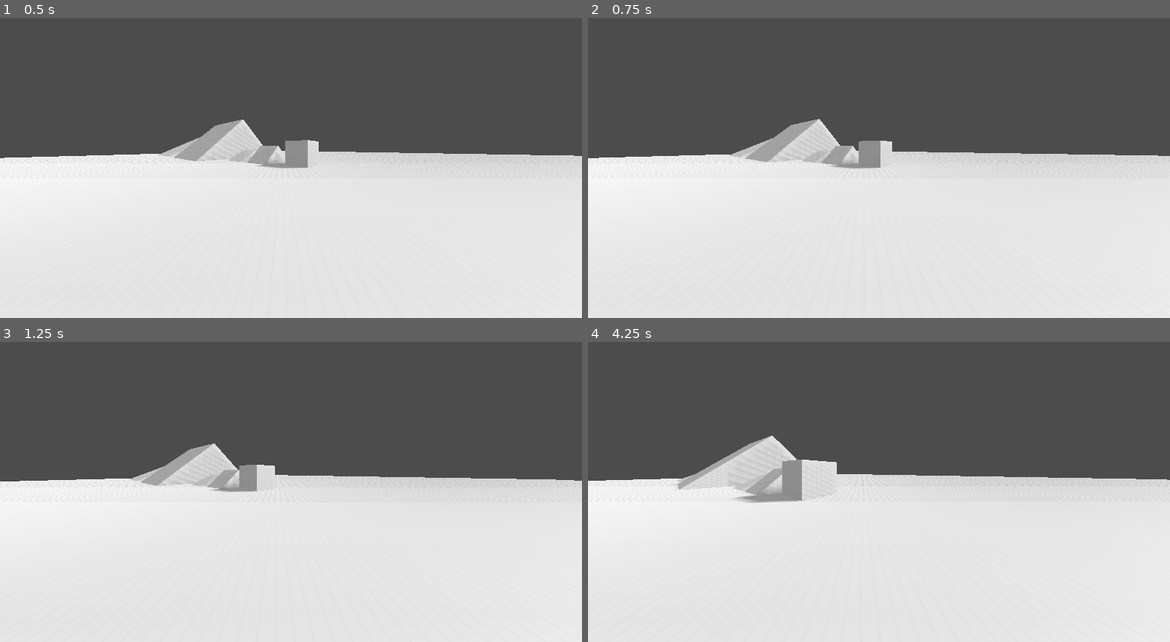
Above: before the commit, frames 1-4 (two rows, left to right).
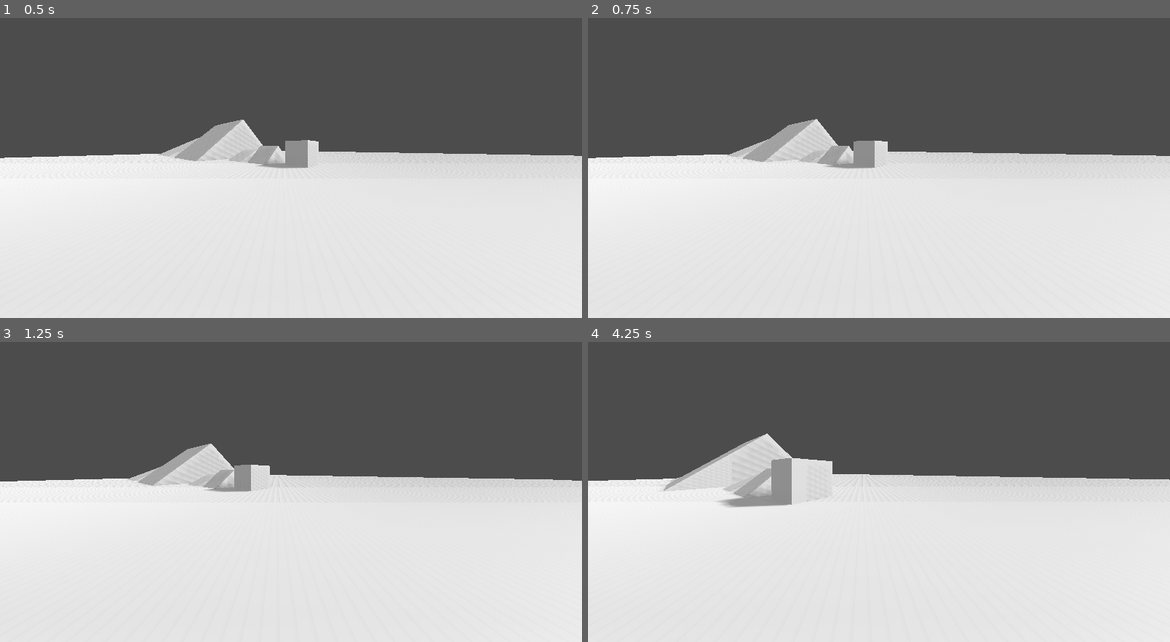
Above: after the commit, the same moments.

Repository: LoslierDimitri/Vampire
Game: Godot game, scene res://Main/Main.tscn
The game is run twice, just before and just after one commit, with the same random seed, the same clock (stepped at 60 frames per second) and the same inputs.
Inputs (mouse positions are in pixels of both pictures, inside the frame that each line leads up to):
- Up to frame 1 (0.5 s): no input
- Up to frame 2 (0.75 s): tap Enter at 0.5 s; move the mouse to (908, 147) at 0.52 s; hold D (d) from 0.53 s (still down)
- Up to frame 3 (1.25 s): keep holding D (d); tap S (s) at 0.8 s
- Up to frame 4 (4.25 s): move the mouse to (849, 474) at 1.27 s; release D (d) at 1.28 s; tap S (s) at 1.35 s; tap Shift (shift) at 1.55 s; move the mouse to (890, 465) at 2.02 s; hold Shift (shift) 2.03-2.78 s; tap Space (space) at 2.3, 2.85 s; move the mouse to (873, 477) at 2.77 s; tap W (z) at 3.05 s; move the mouse to (919, 477) at 3.52 s; hold W (z) from 3.53 s (still down); tap D (d) at 3.8 s

Frame 1 is identical in both runs. In frame 2, 0.5% of the frame differs, in the area x 1-98%, y 33-51%; in frame 3, 0.5%; in frame 4, 1.6%, in the area x 0-100%, y 30-56%.

Commit message:
Clean player movement code
Clean code, add comment and part in code. Player can walk, run, jump.

Todo:
Crouch, climb.

Diff:
--- a/Vampire_godot/Script/Player.gd
+++ b/Vampire_godot/Script/Player.gd
@@ -1,46 +1,53 @@
 extends KinematicBody
 
-var speed = 10
-var h_acceleration = speed
-var air_acceleration = 1
-var normal_acceleration = speed
-var gravity = 50
-var jump = 30
+###########################################################################
+#node
+onready var head = get_node("Camera_pivot")
 
-var mouse_sensitivity = 0.05
+###########################################################################
+#parameter
+export var mouse_sensitivity = 0.05
 
+###########################################################################
+#movement
 var direction = Vector3()
-var h_velocity = Vector3()
 var movement = Vector3()
+
+var speed_actual = 0
+export var speed_walk = 10
+export var speed_run = 30
+export var gravity = 50
 var gravity_vec = Vector3()
+var snap = Vector3()
+export var jump = 30
 
-onready var head = $Camera_pivot
-
+###########################################################################
+#ready
 func _ready():
 	Input.set_mouse_mode(Input.MOUSE_MODE_CAPTURED)
-	pass
 
+###########################################################################
+#input
 func _input(event):
+	###########################################################################
+	#input mouse
 	if event is InputEventMouseMotion:
 		rotate_y(deg2rad(-event.relative.x * mouse_sensitivity))
 		head.rotate_x(deg2rad(-event.relative.y * mouse_sensitivity))
 		head.rotation.x = clamp(head.rotation.x, deg2rad(-89), deg2rad(89))
 
-func _physics_process(delta):
-	direction = Vector3()
-
-	if not is_on_floor():
-		gravity_vec += Vector3.DOWN * gravity * delta
-		h_acceleration = air_acceleration
-	else:
-		gravity_vec = -get_floor_normal()
-		h_acceleration = normal_acceleration
-
-	var snap = true
+###########################################################################
+#input movement
+func input_movement():
+	###########################################################################
+	#jump
+	snap = Vector3.DOWN
 	if Input.is_action_just_pressed("space") and (is_on_floor()):
-		snap = false
+		snap = Vector3.ZERO
 		gravity_vec = Vector3.UP * jump
 
+	###########################################################################
+	#movement
 	if Input.is_action_pressed("z"):
 		direction -= transform.basis.z
 	elif Input.is_action_pressed("s"):
@@ -50,14 +57,38 @@
 	elif Input.is_action_pressed("d"):
 		direction += transform.basis.x
 
+	###########################################################################
+	#run
+	speed_actual = speed_walk
+	if (Input.is_action_pressed("shift")):
+		speed_actual = speed_run
+
+###########################################################################
+#gravity
+func gravity(delta):
+	if (is_on_floor() == false):
+		gravity_vec += Vector3.DOWN * gravity * delta
+	else:
+		gravity_vec = -get_floor_normal()
+
+###########################################################################
+#physic process
+func _physics_process(delta):
+	direction = Vector3()
+
+	###########################################################################
+	#movement
+	gravity(delta)
+	input_movement()
+
 	direction = direction.normalized()
-	h_velocity = h_velocity.linear_interpolate(direction * speed, h_acceleration * delta)
-	movement.z = h_velocity.z + gravity_vec.z
-	movement.x = h_velocity.x + gravity_vec.x
+	movement.x = direction.x * speed_actual + gravity_vec.x
+	movement.z = direction.z * speed_actual + gravity_vec.z
 	movement.y = gravity_vec.y
 
-#	move_and_slide(movement, Vector3.UP, true)
-	if (snap == true):
-		move_and_slide_with_snap(movement, Vector3.DOWN, Vector3.UP)
-	else:
-		move_and_slide_with_snap(movement, Vector3.ZERO, Vector3.UP)
+	move_and_slide_with_snap(movement, snap, Vector3.UP)
+
+###########################################################################
+#process
+func _process(delta):
+	pass
